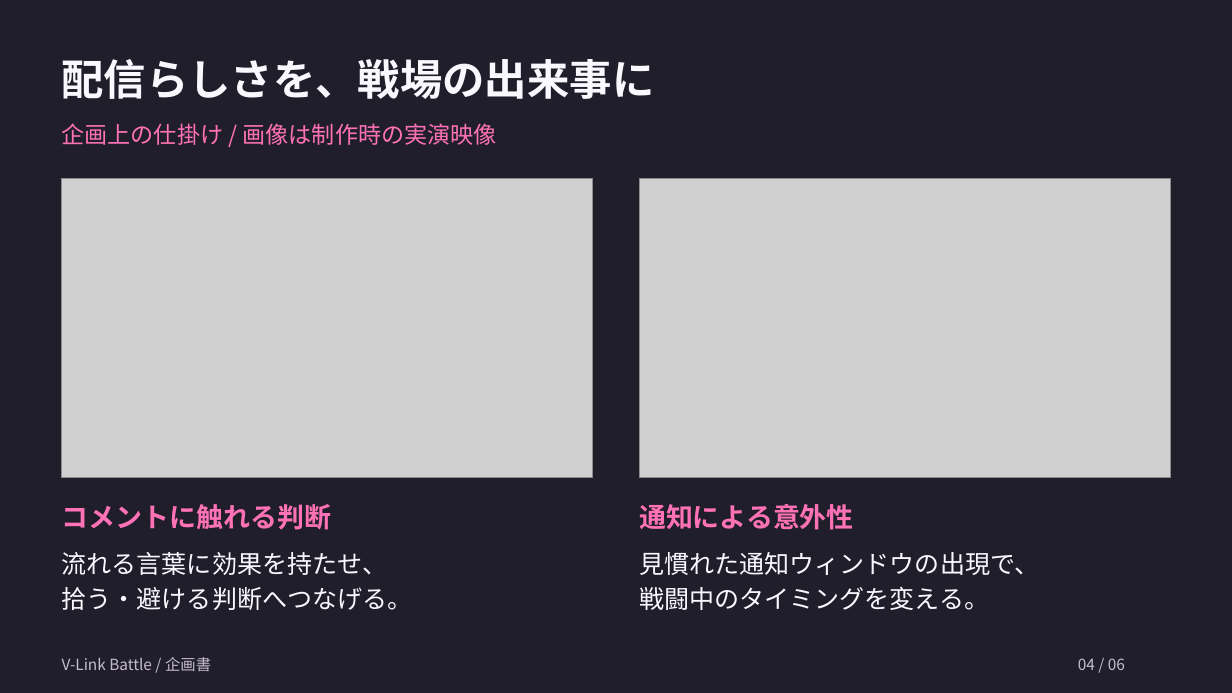
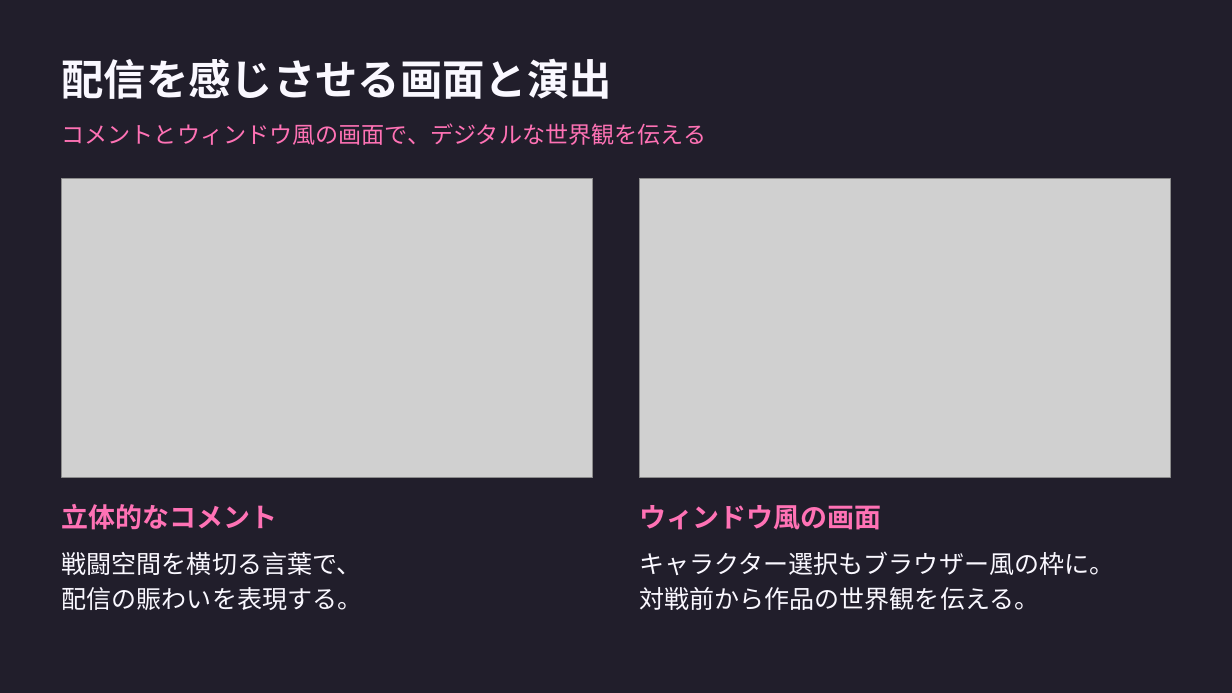
Before and after one commit to kuon-haruto/portfolio, a slide deck: slide 4 of documents/proposals/v-link-battle_proposal.pptx. Drawn at 1232x693 pixels with LibreOffice and Linux fonts; fonts in the diff are those of the drawing; grey boxes stand for pictures. Boxes give left, top, right and bottom in pixels: in the first picture for what was removed or moved away, otherwise in the second. Text is boxed around its words. In the diff, an @@ line names an element or a change of style, - is before the commit and + after.

```diff
--- a/documents/proposals/v-link-battle_proposal.pptx
+++ b/documents/proposals/v-link-battle_proposal.pptx
@@ text at bbox=[62, 58, 612, 99]: text changed @@
-配信らしさを、戦場の出来事に
+配信を感じさせる画面と演出
@@ text at bbox=[62, 123, 707, 145]: text changed @@
-企画上の仕掛け / 画像は制作時の実演映像
+コメントとウィンドウ風の画面で、デジタルな世界観を伝える
@@ text at bbox=[62, 504, 278, 530]: text changed @@
-コメントに触れる判断
+立体的なコメント
@@ text at bbox=[639, 505, 882, 530]: text changed @@
-通知による意外性
+ウィンドウ風の画面
@@ text at bbox=[62, 552, 363, 610]: text changed @@
-流れる言葉に効果を持たせ、
-拾う・避ける判断へつなげる。
+戦闘空間を横切る言葉で、
+配信の賑わいを表現する。
@@ text at bbox=[639, 552, 1114, 610]: text changed @@
-見慣れた通知ウィンドウの出現で、
-戦闘中のタイミングを変える。
+キャラクター選択もブラウザー風の枠に。
+対戦前から作品の世界観を伝える。
@@ text removed at bbox=[62, 657, 211, 671] @@
-V-Link Battle / 企画書
@@ text removed at bbox=[1078, 658, 1125, 670] @@
-04 / 06
```
Also in this commit, not shown: 5 other slides changed, 14 other files.
